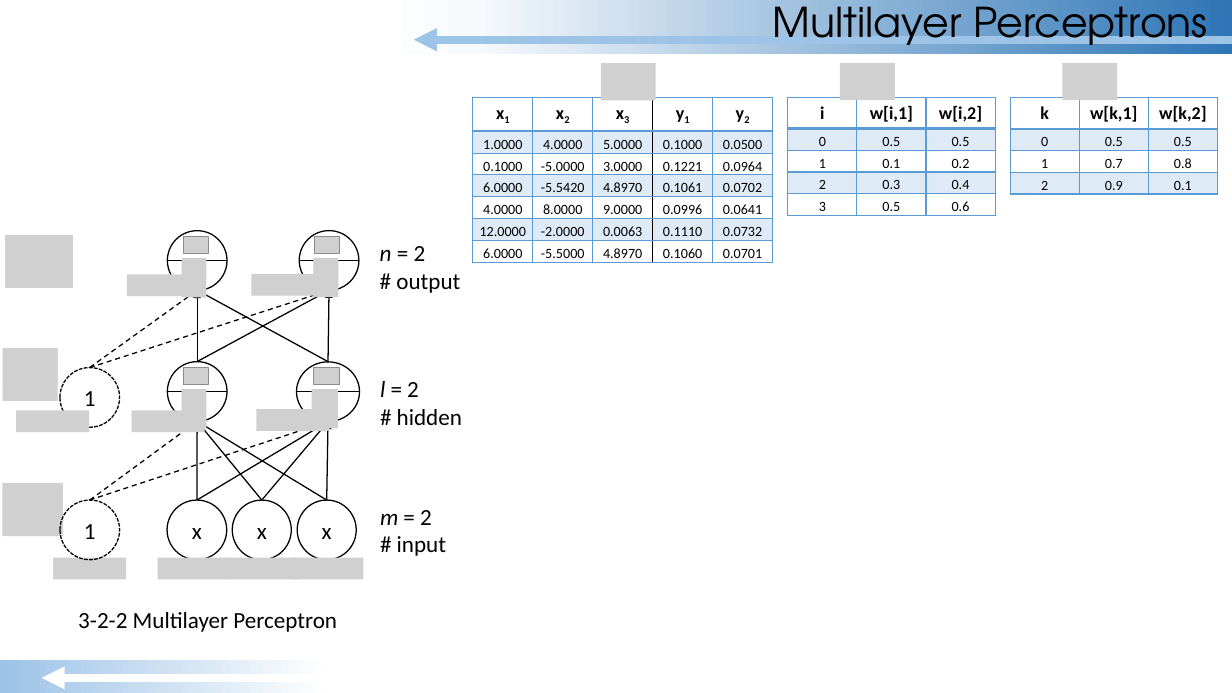
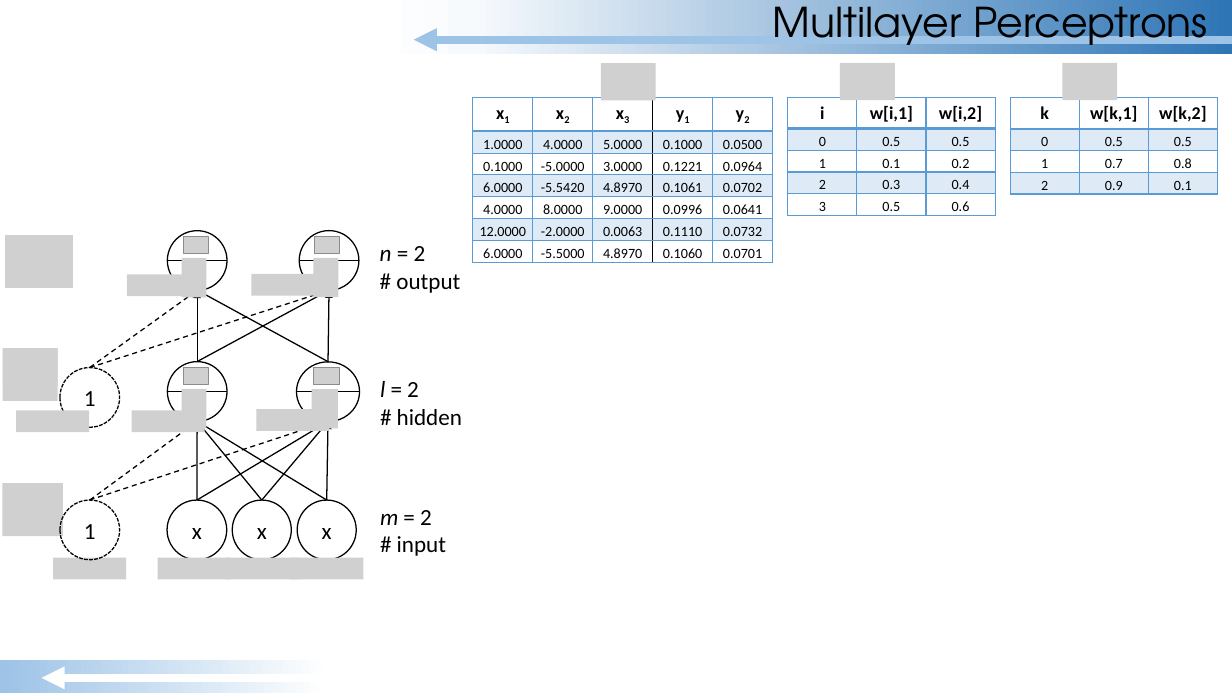
Before and after one commit to GradyKurpasi/RNN-Tutorial, a slide deck: slide 2 of MLP-RNN Tutorial.pptx. Drawn at 1232x693 pixels with LibreOffice and Linux fonts; fonts in the diff are those of the drawing; grey boxes stand for pictures. Boxes give left, top, right and bottom in pixels: in the first picture for what was removed or moved away, otherwise in the second. Text is boxed around its words. In the diff, an @@ line names an element or a change of style, - is before the commit and + after.

```diff
--- a/MLP-RNN Tutorial.pptx
+++ b/MLP-RNN Tutorial.pptx
@@ text removed at (x1=78, y1=612, x2=337, y2=632) @@
-3-2-2 Multilayer Perceptron
```
Also in this commit, not shown: 28 other slides changed, 1 slide removed, 2 other files.
